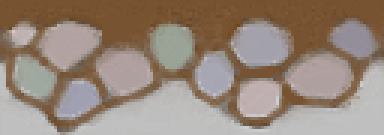
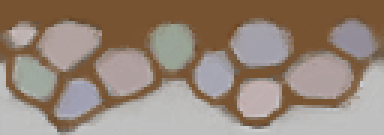
The second 384x135 image is a revision of the first. Changes to its layers:
painted on "Background" over [0,0,384,123]
painted on "New Layer" over [0,0,384,135]
